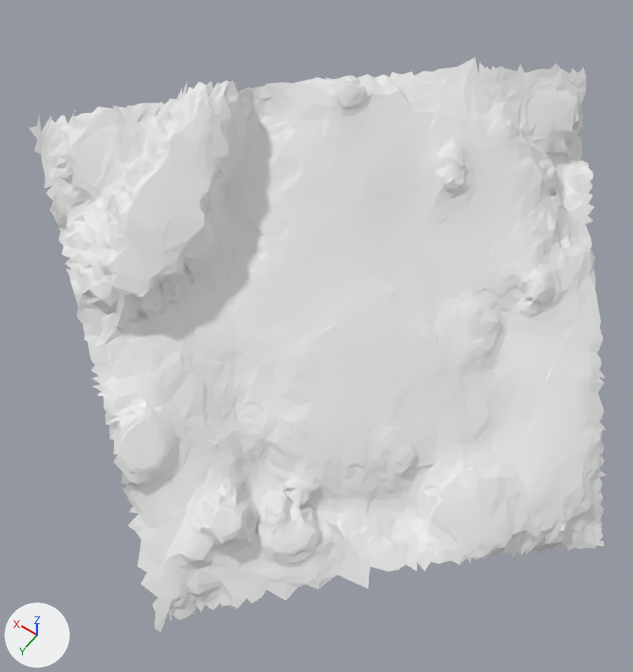
The glTF model moon small_tiles/tile_365.glb, before and after one commit.
The view is the same before and after, from a camera (50 mm lens) standing at (8.73, -6.92, -16.72) and looking at (11.98, -11.47, -23.86). Arrows for +X, +Y and +Z are at lower left; the lights stay in place. The first picture is the older version. Vertices at exactly the same position are counted once.

Names of what the first picture shows: 't365'.
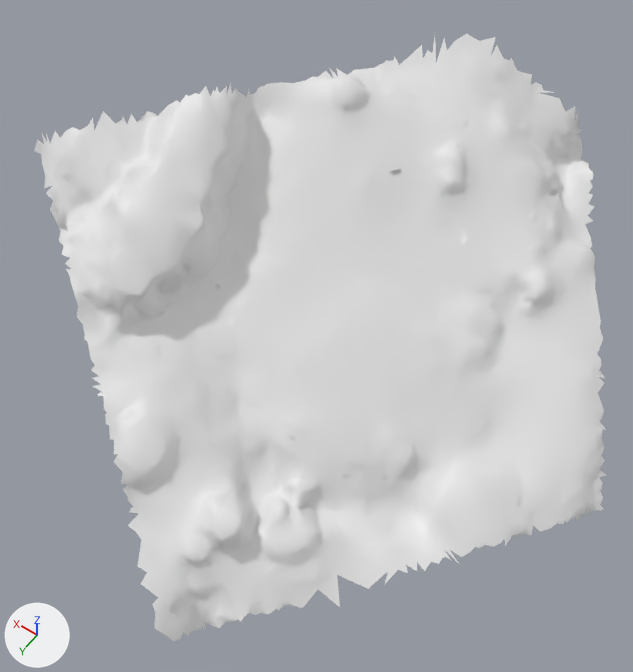
Scene script edits in JSON lines:
```json
{"block": "me_t365", "where": "# used by ob_t365; location = (0.0, 0.0, 0.0)"}
{"op": "remove", "block": "me_t365", "code": "me_t365.from_pydata(...)  # 4765 vertices, 9205 faces; spans x 8.57..15.16, y -15.26..-8.44, z -25.34..-22.0"}
{"op": "add", "block": "me_t365", "code": "me_t365.from_pydata(...)  # 4690 vertices, 9059 faces; spans x 8.74..15.07, y -14.98..-8.44, z -25.32..-22.0"}
{"block": "me_t365", "change": "me_t365 part 1"}
{"block": "me_t365", "change": "177 vertices are removed from x 8.57..15.16, y -15.26..-10.63, z -25.34..-22.0"}
{"block": "me_t365", "change": "343 faces are deleted"}
{"block": "me_t365", "change": "102 vertices are added at x 10.03..13.27, y -14.72..-8.47, z -25.32..-22.05"}
{"block": "me_t365", "change": "197 new faces join them"}
```

Pixel boxes [x1, y1, x2, y2] of what changed, in the pictures (633 x 672 px):
```json
{"object": "t365", "change": "reshaped", "before": [29, 58, 606, 632], "after": [34, 33, 606, 641]}
{"part": 1, "of": "me_t365", "change": "reshaped", "before": [29, 63, 604, 565], "after": [161, 33, 517, 641]}
```
